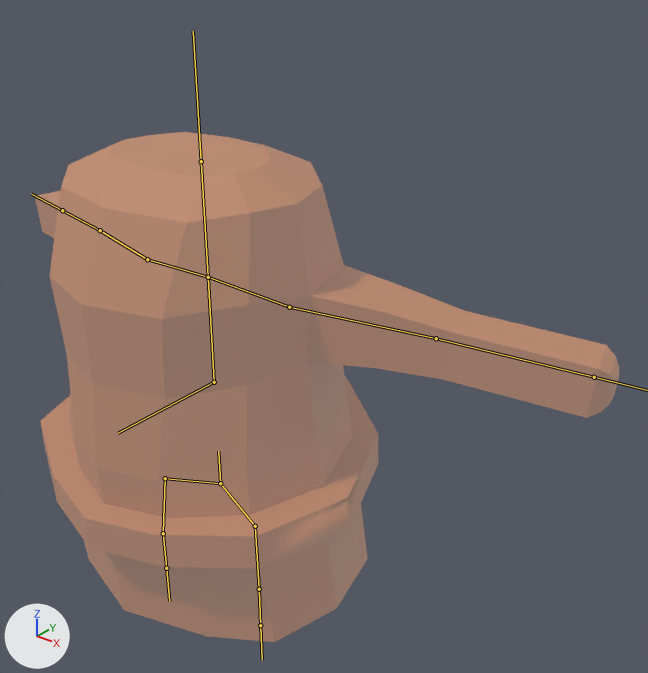
Before and after pictures for a commit that changed the FBX model TheFoodSupplier/Blender/haniwa_idole.fbx.
One viewpoint serves both versions: a 50 mm camera at (6.63, -6.2, 6.38) aimed at (0.71, 1.2, 1.79). Arrows for +X, +Y and +Z are at lower left; the lights stay in place. The bones that bend it are drawn over the model as lines.
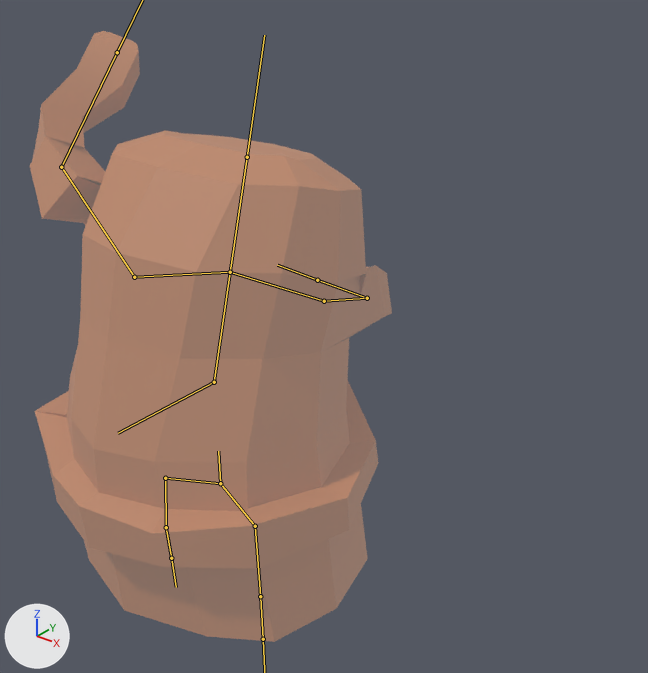
The newer file adds an action. The first version stands in its rest pose; the second is drawn at frame 31 of the action 'Armature|Throw'.

Where the change shows, as pixel boxes (x1, y1, x2, y2) in the pictures (648 x 673 px):
'Plane', posed (38% narrower, 20% taller)
    before: (35, 132, 619, 642)
    after: (30, 31, 392, 642)
bone 'CenterBody', root to tip
    before: (214, 382) to (208, 277)
    after: (214, 382) to (230, 272)
bone 'RightBody', root to tip
    before: (208, 277) to (289, 307)
    after: (230, 272) to (324, 301)
bone 'RightArm', root to tip
    before: (289, 307) to (436, 338)
    after: (324, 301) to (367, 298)
bone 'RightHand', root to tip
    before: (436, 338) to (594, 377)
    after: (367, 298) to (317, 280)
bone 'LeftBody', root to tip
    before: (208, 277) to (147, 259)
    after: (230, 272) to (134, 277)
bone 'LeftArm', root to tip
    before: (147, 259) to (100, 230)
    after: (134, 277) to (61, 167)
bone 'LeftHand', root to tip
    before: (100, 230) to (62, 210)
    after: (61, 167) to (117, 52)
bone 'RightLeg', root to tip
    before: (255, 526) to (259, 589)
    after: (255, 526) to (260, 596)
bone 'LeftLeg', root to tip
    before: (165, 478) to (163, 533)
    after: (165, 478) to (166, 527)

The change, as a diff of the scene's bpy script:
```diff
--- a/TheFoodSupplier/Blender/haniwa_idole.fbx.py
+++ b/TheFoodSupplier/Blender/haniwa_idole.fbx.py
@@ bone_centerbody @@
 bone_centerbody = bpy.data.objects['Armature'].pose.bones['CenterBody']  # child of 'BottomBody'
-bone_centerbody.rotation_quaternion = (1.0, 0.0, 0.0, 0.0)  # degrees (0, 0, 0)
+bone_centerbody.rotation_quaternion = (0.991, -0.134, 0.0, 0.0)  # degrees (-15, 0, 0)
@@ bone_rightbody @@
 bone_rightbody = bpy.data.objects['Armature'].pose.bones['RightBody']  # child of 'CenterBody'
-bone_rightbody.rotation_quaternion = (1.0, 0.0, 0.0, 0.0)  # degrees (0, 0, 0)
+bone_rightbody.rotation_quaternion = (0.896, 0.067, -0.365, 0.243)  # degrees (-5, -43, 32)
@@ bone_rightarm @@
 bone_rightarm = bpy.data.objects['Armature'].pose.bones['RightArm']  # child of 'RightBody'
-bone_rightarm.rotation_quaternion = (1.0, 0.0, 0.0, 0.0)  # degrees (0, 0, 0)
+bone_rightarm.rotation_quaternion = (0.866, 0.325, 0.004, 0.38)  # degrees (36, -14, 43)
@@ bone_righthand @@
 bone_righthand = bpy.data.objects['Armature'].pose.bones['RightHand']  # child of 'RightArm'
-bone_righthand.rotation_quaternion = (1.0, 0.0, 0.0, 0.0)  # degrees (0, 0, 0)
+bone_righthand.rotation_quaternion = (0.911, 0.147, 0.081, 0.377)  # degrees (19, 2, 45)
@@ bone_leftbody @@
 bone_leftbody = bpy.data.objects['Armature'].pose.bones['LeftBody']  # child of 'CenterBody'
-bone_leftbody.rotation_quaternion = (1.0, 0.0, 0.0, 0.0)  # degrees (0, 0, 0)
+bone_leftbody.rotation_quaternion = (0.727, 0.207, -0.36, 0.546)  # degrees (-8, -49, 77)
@@ bone_leftarm @@
 bone_leftarm = bpy.data.objects['Armature'].pose.bones['LeftArm']  # child of 'LeftBody'
-bone_leftarm.rotation_quaternion = (1.0, 0.0, 0.0, 0.0)  # degrees (0, 0, 0)
+bone_leftarm.rotation_quaternion = (0.765, -0.258, -0.419, -0.415)  # degrees (-5, -59, -54)
@@ bone_lefthand @@
 bone_lefthand = bpy.data.objects['Armature'].pose.bones['LeftHand']  # child of 'LeftArm'
-bone_lefthand.rotation_quaternion = (1.0, 0.0, 0.0, 0.0)  # degrees (0, 0, 0)
+bone_lefthand.rotation_quaternion = (0.813, -0.364, -0.366, -0.269)  # degrees (-40, -52, -16)
@@ bone_rightleg @@
 bone_rightleg = bpy.data.objects['Armature'].pose.bones['RightLeg']  # child of 'RightFoot'
-bone_rightleg.rotation_quaternion = (1.0, 0.0, 0.0, 0.0)  # degrees (0, 0, 0)
+bone_rightleg.rotation_quaternion = (0.995, 0.078, 0.001, 0.059)  # degrees (9, 0, 7)
@@ bone_leftleg @@
 bone_leftleg = bpy.data.objects['Armature'].pose.bones['LeftLeg']  # child of 'LeftFoot'
-bone_leftleg.rotation_quaternion = (1.0, 0.0, 0.0, 0.0)  # degrees (0, 0, 0)
+bone_leftleg.rotation_quaternion = (0.998, -0.05, -0.002, -0.041)  # degrees (-6, -1, -5)
```
